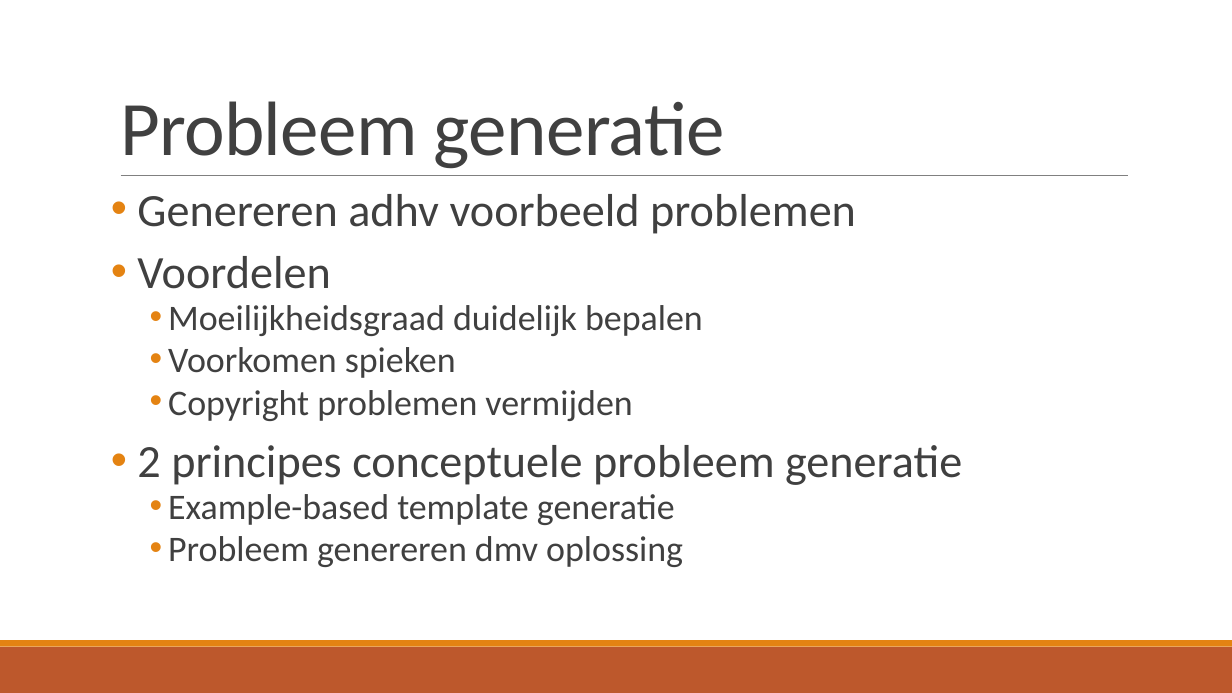
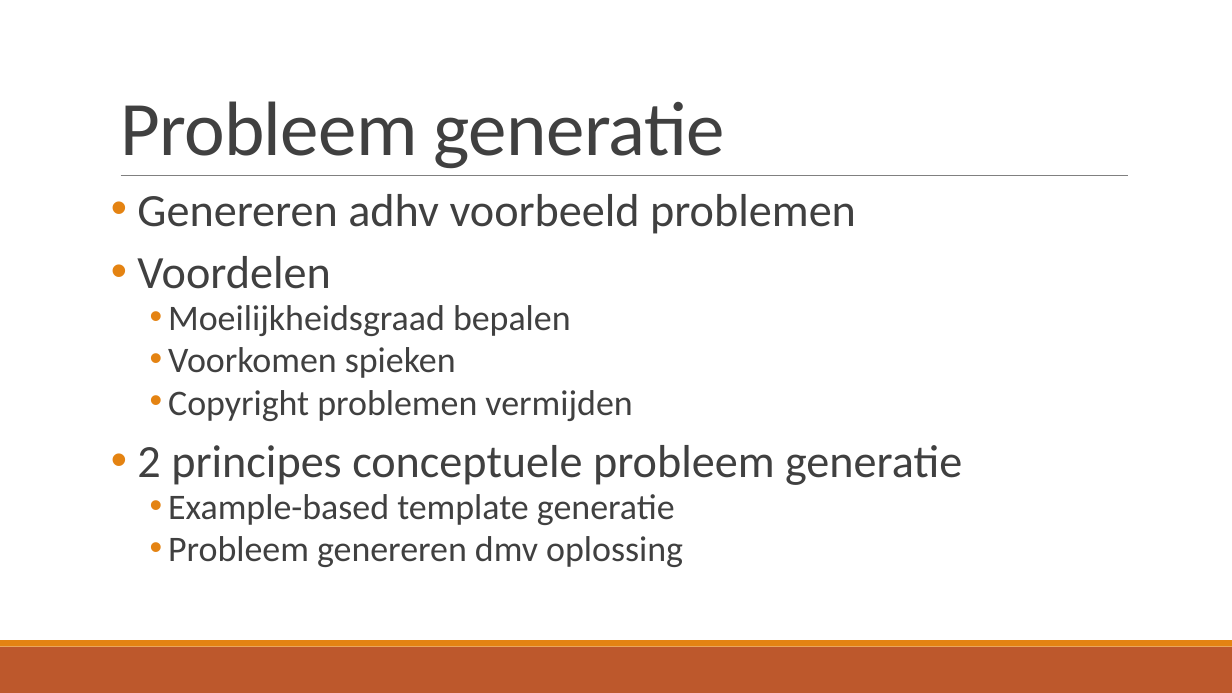
Before and after one commit to TomDeGroote/Bachelorproef, a slide deck: slide 8 of Opdracht 2/Literatuurstudie.pptx. Drawn at 1232x693 pixels with LibreOffice and Linux fonts; fonts in the diff are those of the drawing. Boxes give left, top, right and bottom in pixels: in the first picture for what was removed or moved away, otherwise in the second. Text is boxed around its words. In the diff, an @@ line names an element or a change of style, - is before the commit and + after.

```diff
--- a/Opdracht 2/Literatuurstudie.pptx
+++ b/Opdracht 2/Literatuurstudie.pptx
@@ text at bbox=[168, 305, 571, 336]: text changed @@
-    • Moeilijkheidsgraad duidelijk bepalen
+    • Moeilijkheidsgraad bepalen
```
Also in this commit, not shown: 5 other slides changed, 1 slide added, 1 other file.
